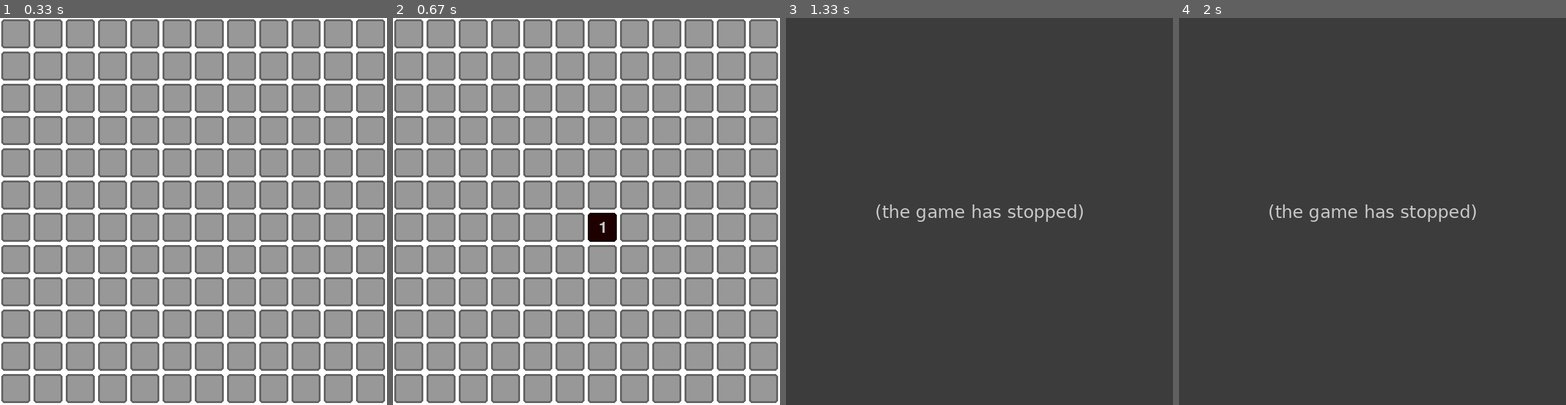
Above: before the commit, frames 1-4 (left to right).
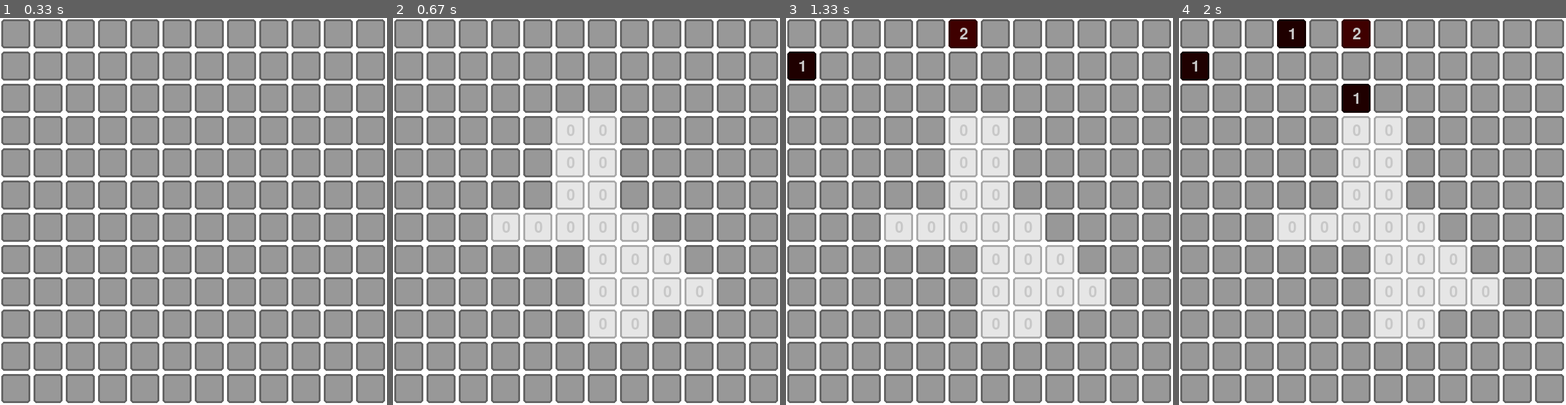
Above: after the commit, the same moments.

Repository: SeanGordaev/minesweeper-pygame-2026
Game: pygame game, started from main.py
Two runs of this game, one before a commit and one after it. Both use one fixed random seed, a clock stepped at 60 frames per second and the inputs below.
Inputs (mouse positions are in pixels of both pictures, inside the frame that each line leads up to):
- Up to frame 1 (0.33 s): no input
- Up to frame 2 (0.67 s): press the mouse at (586, 234) at 0.37 s; move the mouse to (540, 226) at 0.47 s; release the mouse at (493, 215) at 0.6 s
- Up to frame 3 (1.33 s): press the mouse at (801, 64) at 0.7 s; move the mouse to (905, 180) at 0.8 s; release the mouse at (1010, 292) at 0.93 s; press the mouse at (964, 33) at 1.03 s; move the mouse to (944, 83) at 1.13 s; release the mouse at (925, 130) at 1.27 s
- Up to frame 4 (2 s): press the mouse at (1291, 33) at 1.37 s; move the mouse to (1314, 153) at 1.47 s; release the mouse at (1333, 273) at 1.6 s; press the mouse at (1357, 99) at 1.7 s; move the mouse to (1318, 165) at 1.8 s; release the mouse at (1279, 226) at 1.93 s

Frame 1 is identical in both runs. In frame 2, 11% of the frame differs, in the area x 25-83%, y 25-83%; in frame 3, 100%, in the area x 0-100%, y 0-100%; in frame 4, 100%.
Before the commit the program exited at 0.72 s; later frames show no game.

Commit message:
Refactor minesweeper game structure
This commit removes the old utility module and moves core game logic into the main game and block classes. It reworks bomb generation, counting, and cleanup flow, updates block color helpers, and rewrites the display loop to use the refactored classes. It also cleans generated __pycache__ and temporary files from the repo.

Diff:
--- a/block.py
+++ b/block.py
@@ -1,5 +1,4 @@
 import pygame as pg
-from func import *
 pg.init()
 
 class Block:
@@ -14,8 +13,8 @@
         self.preBlockColor = None
         self.preBorderColor = None
 
-        self.blockColor = Grey(152)
-        self.borderColor = Grey(100)
+        self.blockColor = self.Grey(152)
+        self.borderColor = self.Grey(100)
 
         self.Rect = pg.Rect(self.x * self.size + self.margin,
                             self.y * self.size + self.margin,
@@ -51,8 +50,6 @@
         return position of block
 
         for work with numpy first cordinate is y and second cordinate is x
-
-        return (self.y, self.x)
 
         '''
 
@@ -99,3 +96,6 @@
         pg.draw.rect(self.display, self.borderColor, self.Rect, 3, 5)
 
         self.display.blit(self.text_surf, self.text_rect)
+
+    def Grey(self, x: int):
+        return (x, x, x)
--- a/func.py
+++ /dev/null
@@ -1,30 +0,0 @@
-def Control(x, y, max_X, max_Y, min_X = 0, min_Y = 0):
-    if (min_X <= x <= max_X) and (min_Y <= y <= max_Y):
-        return True
-    return False
-
-
-def Equals(A1, A2):
-    if (len(A1) != len(A2)):
-        return False
-
-    for b in A1:
-        if not (b in A2):
-            return False
-
-    return True
-
-
-# ---
-
-def Grey(x: int):
-    return (x, x, x)
-
-def Change(num: int):
-    match num:
-        case 9:
-            return ((230, 70, 70), (170, 10, 10))
-        case 0:
-            return ((230, 230, 230), (170, 170, 170))
-        case _:
-            return (((255 / 8) * num, 0, 0), (30 * num + 10 - 20, 0, 0))
--- a/game.py
+++ b/game.py
@@ -1,53 +1,65 @@
-import pygame as pg
-import block
-pg.init()
+import numpy as np
+import random as rnd
 
 class Game:
     def __init__(self):
-        self.w, self.h = 500, 500
+        self.world = np.ones((12, 12), dtype=int)
+        self.world *= -1
 
-        self.root = pg.display.set_mode((self.w, self.h))
-        pg.display.set_caption("Menu")
+        self.BOMB = 9
+        self.bombs = []
 
-        self.text = ""
-        self.font = pg.font.Font(None, 80)
+        self.SafeBlockSet = False
+
+        self.MakeBombs()
+        self.SetCount()
+        self.FoundSafeBlock()
+
+    def MakeBombs(self):
+        i = 0
+        while i < self.world.shape[0] * 1.75:
+            y, x = rnd.randint(0, self.world.shape[0] - 1), rnd.randint(0, self.world.shape[1] - 1)
+            if (self.world[y, x] != self.BOMB):
+                self.world[y, x] = self.BOMB
+                self.bombs.append((y, x))
+                i += 1
+
+    def SetCount(self):
+        for ind_y, val_y in enumerate(self.world):
+            for ind_x, _ in enumerate(val_y):
+                if self.world[ind_y, ind_x] != self.BOMB:
+                    self.world[ind_y, ind_x] = self.BombCounter(ind_x, ind_y)
+
+    def BombCounter(self, x, y):
+        count = 0
+        for i in range(-1, 2):
+            for j in range(-1, 2):
+                if (self.Control(x + j, y + i)):
+                    if self.world[y + i, x + j] == self.BOMB:
+                        count += 1
+        return count
+
+    def FoundSafeBlock(self):
+        for ind_y, val_y in enumerate(self.world):
+            for ind_x, _ in enumerate(val_y):
+                if (not self.SafeBlockSet and self.world[ind_y, ind_x] == 0):
+                    # self.SafeBlockSet = True
+                    self.world[ind_y, ind_x] == 1
+
+    def Control(self, x, y, min_X = 0, min_Y = 0):
+        max_X = len(self.world) - 1
+        max_Y = len(self.world[0]) - 1
+        if ((min_X <= x <= max_X) and (min_Y <= y <= max_Y)):
+            return True
+        return False
 
 
+    def Equals(self, A1, A2):
+        if (len(A1) != len(A2)):
+            return False
 
-        self.Game()
+        for b in A1:
+            if not (b in A2):
+                return False
 
-
-    def SetSizeDisplay(self, w, h):
-        self.root = pg.display.set_mode((w, h))
-
-    def Menu(self):
-
-        text = "Minesweeper"
-        text_surf = self.font.render(text, True, (0, 0, 0))
-        text_rect = text_surf.get_rect()
-        text_rect.center = (self.w / 2, self.h / 4 + self.font.get_height() / 2)
-
-        run = True
-        while run:
-            self.root.fill((255, 255, 255))
-
-            self.root.blit(text_surf, text_rect)
-
-            for event in pg.event.get():
-                if event.type == pg.QUIT:
-                    run = False
-
-            pg.display.flip()
-            pg.time.Clock().tick(60)
-        pg.quit()
-
-
-    def Game(self):
-        self.Menu()
-
-        self.SetSizeDisplay(1000, 700)
-
-        self.Menu()
-
-if __name__ == "__main__":
-    t = Game()
+        return True
--- a/main.py
+++ b/main.py
@@ -1,145 +1,121 @@
-import pygame as pg
-import numpy as np
-import random as rnd
 from block import *
-from func import *
-pg.init()
+from game import *
+import time
+
+class Display(Game):
+    def __init__(self):
+        super().__init__()
+
+        w, h = self.world.shape
+        block_size = 50
+        margin = 2.5
+
+        self.display = pg.display.set_mode((w * block_size, h * block_size))
+        pg.display.set_caption("Saper =)")
+
+        self.Blocks: list[Block] = []
+        for ind_y, val_y in enumerate(self.world):
+            for ind_x, _ in enumerate(val_y):
+                self.Blocks.append(Block(self.display, ind_x, ind_y, block_size, margin))
+
+        self.isLeftClick = False
+        self.isRightClick = False
+
+        self.allMarks = []
+
+        self.isMark = True
+        self.run = True
+
+        print(self.world)
+
+        self.Run()
+
+    def CleanPlace(self, blocks: list[Block], x, y, i = 0, flage = False):
+        if ((i < 4) and (not flage)):
+            num = self.world[y, x]
+            if (num == 0):
+                f = flage
+                d = i + 1
+
+                for b in blocks:
+                    if b.GetPos() == (y, x):
+                        b.SetColor(self.Change(self.world[y, x])[0], self.Change(self.world[y, x])[1])
+                        b.SetText(str(self.world[y, x]))
+
+                        if (self.world[y, x] > 0 and d > 1):
+                            f = True
 
 
+                self.CleanPlace(blocks, x - 1, y + 1, d, f)
+                self.CleanPlace(blocks, x, y + 1, d, f)
+                self.CleanPlace(blocks, x + 1, y + 1, d, f)
 
-#* ---------| Function |---------
-def BombCounter(array, x, y):
-    count = 0
-    for i in range(-1, 2):
-        for j in range(-1, 2):
-            if ( Control(x + j, y + i, len(array) - 1, len(array[0]) - 1) ):
-                if array[y + i, x + j] == BOMB:
-                    count += 1
-    return count
+                self.CleanPlace(blocks, x - 1, y, d, f)
 
+                self.CleanPlace(blocks, x + 1, y, d, f)
 
-#* ---------| World Setup |---------
-world = np.ones((12, 12), dtype=int)
+                self.CleanPlace(blocks, x - 1, y - 1, d, f)
+                self.CleanPlace(blocks, x, y - 1, d, f)
+                self.CleanPlace(blocks, x + 1, y - 1, d, f)
 
-world *= -1
+    def Change(self, num: int):
+        match num:
+            case 9:
+                return ((230, 70, 70), (170, 10, 10))
+            case 10:
+                return ((50, 230, 20), (20, 200, 0))
+            case 0:
+                return ((230, 230, 230), (170, 170, 170))
+            case _:
+                return (((255 / 8) * num, 0, 0), (30 * num + 10 - 20, 0, 0))
 
-BOMB = 9
+    def Run(self):
+        while self.run:
+            self.display.fill((255, 255, 255))
 
-bombs = []
-i = 0
-while i < world.shape[0] * 1.5:
-    x, y = rnd.randint(0, world.shape[0] - 1), rnd.randint(0, world.shape[1] - 1)
-    if (world[y, x] != BOMB):
-        world[y, x] = BOMB
-        i += 1
-        bombs.append((y, x))
-    else:
-        x, y = rnd.randint(0, world.shape[0]), rnd.randint(0, world.shape[1])
+            if (not pg.mouse.get_pressed()[0]):
+                isLeftClick = False
+            if (not pg.mouse.get_pressed()[2]):
+                isRightClick = False
 
-for ind_y, val_y in enumerate(world):
-    for ind_x, val_x in enumerate(val_y):
-        if world[ind_y, ind_x] != BOMB:
-            world[ind_y, ind_x] = BombCounter(world, ind_x, ind_y)
-
-
-#* ---------| Function |---------
-def CleanPlace(array, blocks: list[Block], x, y, i = 0, flage = False):
-    if (Control(x, y, len(array) - 1, len(array[0]) - 1)) and (i < 4) and (not flage):
-        if (array[y, x] < 9):
-            f = flage
-            d = i + 1
-
-            for b in blocks:
-                if b.GetPos() == (y, x) and b.GetText() != "!":
-                    b.SetColor(Change(array[y, x])[0], Change(array[y, x])[1])
-                    b.SetText(str(array[y, x]))
-
-                    if (array[y, x] > 0):
-                        f = True
-
-
-            # CleanPlace(array, blocks, x - 1, y + 1, d, f)
-            CleanPlace(array, blocks, x, y + 1, d, f)
-            # CleanPlace(array, blocks, x + 1, y + 1, d, f)
-
-            CleanPlace(array, blocks, x - 1, y, d, f)
-
-            CleanPlace(array, blocks, x + 1, y, d, f)
-
-            # CleanPlace(array, blocks, x - 1, y - 1, d, f)
-            CleanPlace(array, blocks, x, y - 1, d, f)
-            # CleanPlace(array, blocks, x + 1, y - 1, d, f)
-
-
-#* ---------| Pygame Visual |---------
-
-# Setup
-w, h = world.shape
-block_size = 50
-margin = 2.5
-
-
-def Main():
-    display = pg.display.set_mode((w * block_size, h * block_size))
-    pg.display.set_caption("Saper =)")
-
-
-    blocks: list[Block] = []
-    for ind_y, val_y in enumerate(world):
-            for ind_x, val_x in enumerate(val_y):
-                blocks.append(Block(display, ind_x, ind_y, block_size, margin))
-
-    isLeftClick = False
-    isRightClick = False
-
-    allMarks = []
-
-    isMark = True
-    run = True
-    while run:
-        display.fill((255, 255, 255))
-
-        for ind, block in enumerate(blocks):
-            block.draw()
-
-            if (block.onClick(0)) and (not isLeftClick):
-
-                pos_blokc = block.GetPos()
-                if (world[pos_blokc[0], pos_blokc[1]] == BOMB): # got on bomb
-                    block.SetColor(Change(9)[0], Change(9)[1])
-                    block.SetText("B")
-                    run = False
-                if (0 < world[pos_blokc[0], pos_blokc[1]] < 9): # got on number
-                    blockColor, borderColor = Change(world[pos_blokc[0], pos_blokc[1]])
+            for block in self.Blocks:
+                block.draw()
+                BlocksPos = block.GetPos()
+                if (self.world[BlocksPos[0], BlocksPos[1]] == 10):
+                    blockColor, borderColor = self.Change(self.world[BlocksPos[0], BlocksPos[1]])
 
                     block.SetColor(blockColor, borderColor)
-                    block.SetText(str(world[pos_blokc[0], pos_blokc[1]]))
-                if (world[pos_blokc[0], pos_blokc[1]] == 0): # got on empty place
-                    CleanPlace(world, blocks, pos_blokc[1], pos_blokc[0])
+                    block.SetText("S")
 
-                isLeftClick = True
+                if (block.onClick(0)) and (not isLeftClick):
+                    if (self.world[BlocksPos[0], BlocksPos[1]] == self.BOMB): # got on bomb
+                        block.SetColor(self.Change(9)[0], self.Change(9)[1])
+                        block.SetText("B")
+                        self.run = False
+                    if (0 < self.world[BlocksPos[0], BlocksPos[1]] < 9): # got on number
+                        blockColor, borderColor = self.Change(self.world[BlocksPos[0], BlocksPos[1]])
 
-            if (block.onClick(2)) and (not isRightClick):
-                block.Mark()
-                isRightClick = True
-                allMarks.append(block.GetPos())
+                        block.SetColor(blockColor, borderColor)
+                        block.SetText(str(self.world[BlocksPos[0], BlocksPos[1]]))
+                    self.CleanPlace(self.Blocks, BlocksPos[1], BlocksPos[0])
 
+                    isLeftClick = True
 
-        if (not pg.mouse.get_pressed()[0]):
-            isLeftClick = False
-        if (not pg.mouse.get_pressed()[2]):
-            isRightClick = False
+                if (block.onClick(2)) and (not isRightClick):
+                    block.Mark()
+                    isRightClick = True
+                    self.allMarks.append(block.GetPos())
 
-        if (Equals(allMarks, bombs)): # detect if user marked all bombs
-            print("Win")
+            if (self.Equals(self.allMarks, self.bombs)): # detect if user marked all bombs
+                print("Win")
 
-        for event in pg.event.get():
-            if event.type == pg.QUIT:
-                run = False
+            for event in pg.event.get():
+                if event.type == pg.QUIT:
+                    self.run = False
 
-        pg.display.flip()
-        pg.time.Clock().tick(60)
-    pg.quit()
+            pg.display.flip()
+            pg.time.Clock().tick(60)
+        pg.quit()
 
-
-Main()
+if __name__ == "__main__":
+    G = Display()
